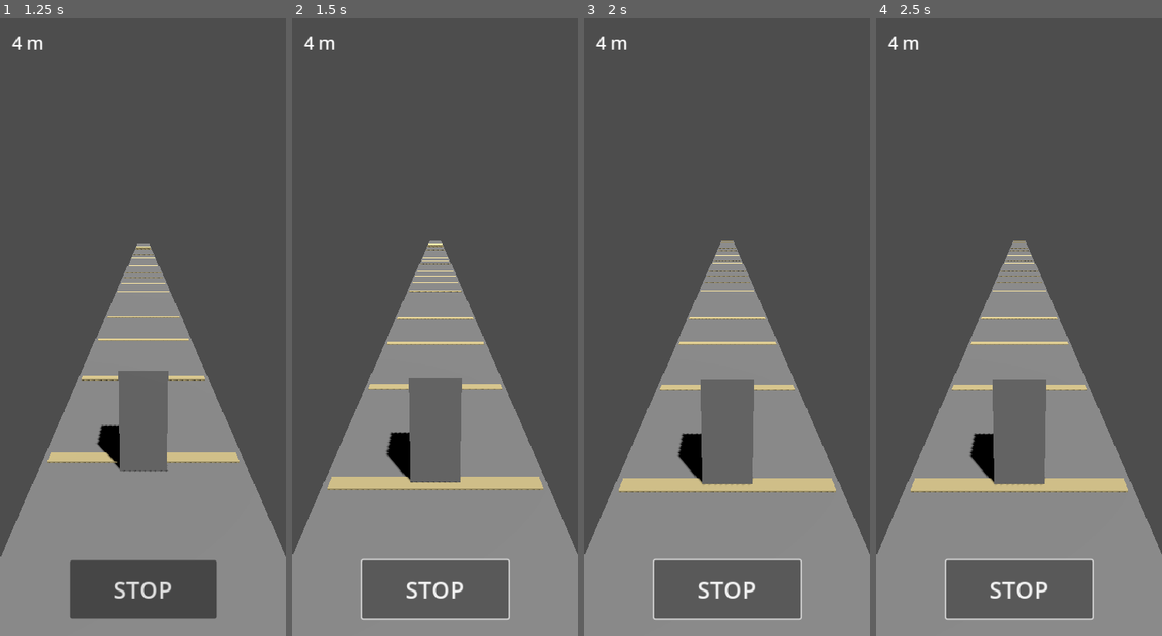
Above: before the commit, frames 1-4 (left to right).
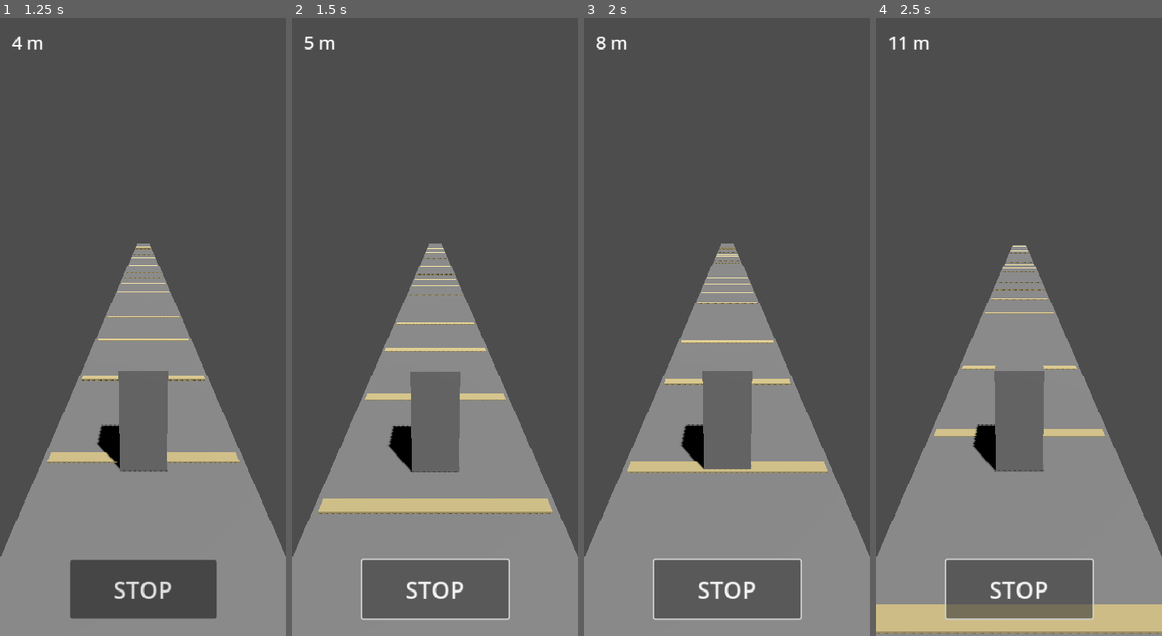
Above: after the commit, the same moments.

Repository: dzieciol-kamil/distracted
Game: Godot game, scene res://scenes/ui/main_menu.tscn
Two runs of this game, one before a commit and one after it. Both use one fixed random seed, a clock stepped at 60 frames per second and the inputs below.
Inputs:
- Up to frame 1 (1.25 s): click "Start" at 0.5 s
- Up to frame 2 (1.5 s): click "STOP" at 1.25 s
- Up to frame 3 (2 s): no input
- Up to frame 4 (2.5 s): click "STOP" at 2 s

Frame 1 is identical in both runs. In frame 2, 6.2% of the frame differs, in the area x 0-100%, y 3-88%; in frame 3, 5.2%; in frame 4, 9.3%, in the area x 0-100%, y 3-100%.

Commit message:
fix(ux): on-screen STOP button as hold-to-stop
Button.button_down → Player.set_stopped() (direct walk_state).
Button.button_up → Player.set_walking().

Bypasses StopController dual-mode (which keyboard Space still
uses): hold = stopped, release = walking, no auto-resume timer
involved. Klawiatura Space pozostaje tap-toggle przez
StopController (ROAD czeka na clear, PHONE 1s timeout).

Co-Authored-By: Claude Sonnet 4.6 <noreply@anthropic.com>

Diff:
--- a/src/scripts/game/game.gd
+++ b/src/scripts/game/game.gd
@@ -13,10 +13,14 @@
 	NotificationManager.start()
 	_stop_controller.bind_player(_player)
 	_player.collided_with_hazard.connect(_on_player_collided)
-	_hud.stop_requested.connect(_on_ui_stop_requested)
+	_hud.stop_hold_started.connect(_on_ui_stop_hold_started)
+	_hud.stop_hold_released.connect(_on_ui_stop_hold_released)
 
-func _on_ui_stop_requested() -> void:
-	_player.stop_pressed.emit()
+func _on_ui_stop_hold_started() -> void:
+	_player.set_stopped()
+
+func _on_ui_stop_hold_released() -> void:
+	_player.set_walking()
 
 func _on_player_collided() -> void:
 	if GameState.phase == GameState.GamePhase.GAME_OVER:
--- a/src/scripts/ui/hud.gd
+++ b/src/scripts/ui/hud.gd
@@ -1,6 +1,7 @@
 extends CanvasLayer
 
-signal stop_requested
+signal stop_hold_started
+signal stop_hold_released
 
 @onready var _distance_label: Label = $DistanceLabel
 @onready var _notification_area: Control = $NotificationArea
@@ -14,7 +15,8 @@
 	NotificationManager.phone_dismissed.connect(_on_phone_dismissed)
 	NotificationManager.phone_opened.connect(_on_phone_opened)
 	_notification_icon.pressed.connect(_on_notification_icon_pressed)
-	_stop_button.pressed.connect(_on_stop_button_pressed)
+	_stop_button.button_down.connect(_on_stop_button_down)
+	_stop_button.button_up.connect(_on_stop_button_up)
 	_willpower_bar.max_value = NotificationManager.WILLPOWER_MAX_MVP
 
 func _process(_delta: float) -> void:
@@ -37,5 +39,8 @@
 func _on_notification_icon_pressed() -> void:
 	NotificationManager.request_check_phone()
 
-func _on_stop_button_pressed() -> void:
-	stop_requested.emit()
+func _on_stop_button_down() -> void:
+	stop_hold_started.emit()
+
+func _on_stop_button_up() -> void:
+	stop_hold_released.emit()
